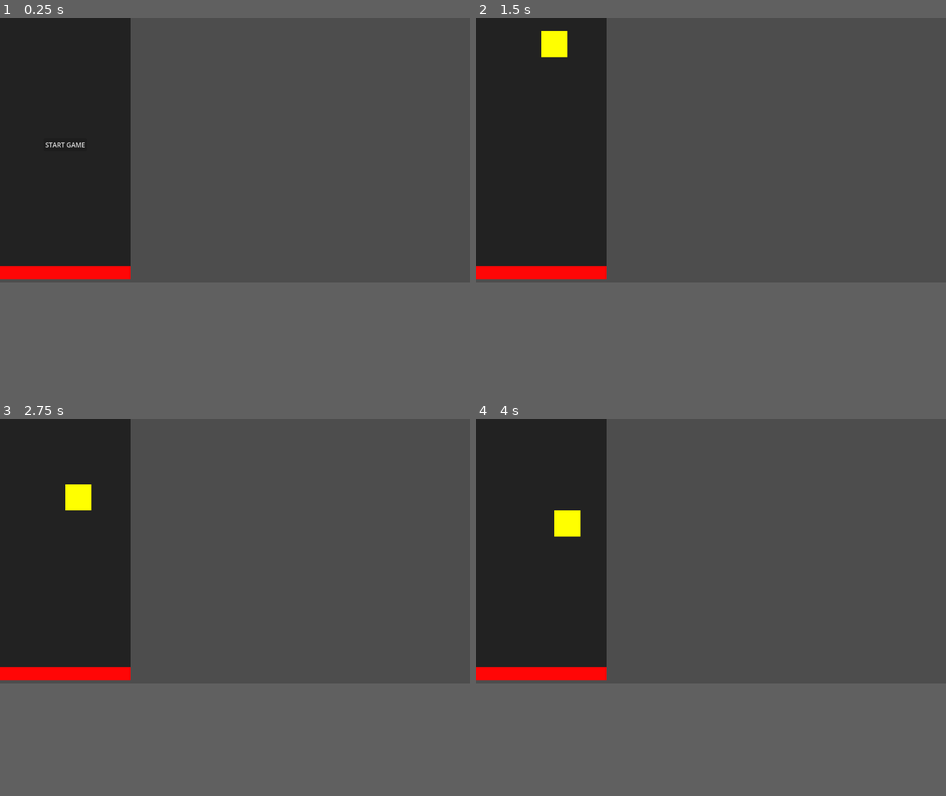
Above: before the commit, frames 1-4 (two rows, left to right).
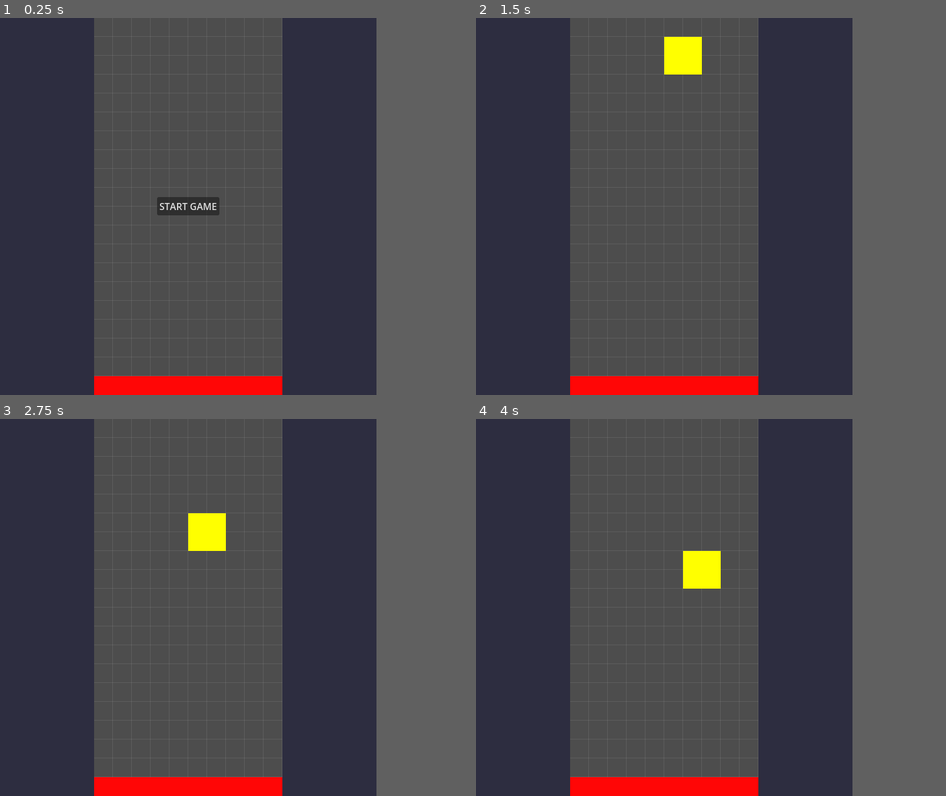
Above: after the commit, the same moments.

Repository: gitbrent/godot-gravity-grid
Game: Godot game, scene res://scenes/game.tscn
Two runs of this game, one before a commit and one after it. Both use one fixed random seed, a clock stepped at 60 frames per second and the inputs below.
Inputs:
- Up to frame 1 (0.25 s): no input
- Up to frame 2 (1.5 s): click "START GAME" at 0.5 s; hold Right (ui_right) from 1.28 s (still down)
- Up to frame 3 (2.75 s): tap Enter at 2 s; release Right (ui_right) at 2.03 s; hold Down (ui_down) from 2.03 s (still down)
- Up to frame 4 (4 s): release Down (ui_down) at 2.78 s; hold Right (ui_right) 2.78-3.53 s; tap Space at 3.5 s; hold Up (ui_up) from 3.53 s (still down)
The window is 799x449 before the commit and 640x640 after it. Grey fills any space a smaller window leaves; there, only what the larger window draws over its background counts as a difference.

The runs differ from the first frame. In frame 1, 46% of the frame differs, in the area x 0-81%, y 0-100%; in frame 2, 46%; in frame 3, 46%; in frame 4, 46%.

Commit message:
Added main UI; basic gameplay works

Diff:
--- a/project.godot
+++ b/project.godot
@@ -16,6 +16,12 @@
 config/features=PackedStringArray("4.6", "GL Compatibility")
 config/icon="res://icon.svg"
 
+[display]
+
+window/size/viewport_width=640
+window/size/viewport_height=640
+window/size/borderless=true
+
 [physics]
 
 3d/physics_engine="Jolt Physics"
--- a/scenes/game.gd
+++ b/scenes/game.gd
@@ -15,23 +15,41 @@
 	"J": [Vector2i(-1, -1), Vector2i(-1, 0), Vector2i(0, 0), Vector2i(1, 0)],
 	"L": [Vector2i(1, -1), Vector2i(-1, 0), Vector2i(0, 0), Vector2i(1, 0)]
 }
-
 const COLORS = {
-	"I": Color.CYAN, "O": Color.YELLOW, "T": Color.PURPLE,
-	"S": Color.GREEN, "Z": Color.RED, "J": Color.BLUE, "L": Color.ORANGE
+	"I": Color.CYAN, "O": Color.YELLOW, "T": Color.PURPLE, "S": Color.GREEN, "Z": Color.RED, "J": Color.BLUE, "L": Color.ORANGE
 }
-
-@onready var piece: Node2D = $ActivePiece
-@onready var timer: Timer = $GravityTimer
-@onready var btn: Button = $StartButton
+const TILE_IDS = {
+	"I": 1, "O": 2, "T": 3, "S": 4, "Z": 5, "J": 6, "L": 7
+}
+
+@onready var piece: Node2D = $GameWorld/ActivePiece
+@onready var board_layer: TileMapLayer = $GameWorld/BoardLayer
+@onready var timer: Timer = $GameWorld/GravityTimer
+@onready var start_button: Button = $UI/MainMenu/CenterContainer/VBoxContainer/StartButton
+@onready var game_world: Node2D = $GameWorld
+@onready var game_placeholder: Control = $UI/HUD/HBoxContainer/GamePlaceholder
 
 func _ready() -> void:
-	btn.pressed.connect(_on_start_pressed)
+	start_button.pressed.connect(_on_start_pressed)
 	timer.timeout.connect(_on_gravity_tick)
-	btn.text = "START GAME"
+
+	# Connect to window resize so the board stays centered if you resize
+	get_tree().root.size_changed.connect(_align_board)
+
+	# WAIT for the UI layout to finish calculating!
+	call_deferred("_align_board")
+
+func _align_board() -> void:
+	# Get the global position of the placeholder in the UI
+	var target_pos = game_placeholder.get_global_rect().position
+
+	# Apply it to our GameWorld
+	# We might need a slight offset if your placeholder has margins
+	game_world.global_position = target_pos
 
 func _on_start_pressed() -> void:
-	btn.hide()
+	start_button.hide()
+	board_layer.clear()
 	spawn_piece()
 
 func spawn_piece() -> void:
@@ -113,26 +131,84 @@
 func move_piece(dir: Vector2) -> void:
 	var target_pos = piece.position + (dir * CELL_SIZE)
 
-	# COLLISION CHECK: Loop through every block in the piece
-	for block in piece.get_children():
-		# Calculate where this specific block would be in Global/Board space
+	for block in piece.get_children():
 		var block_global_pos = target_pos + block.position
 
-		# Check Walls
+		# 1. Wall Checks (Same as before)
 		if block_global_pos.x < 0 or block_global_pos.x >= GRID_WIDTH:
-			return # Hit wall
-
-		# Check Floor
+			return
+
+		# 2. Floor Check (Same as before)
 		if block_global_pos.y >= FLOOR_Y:
 			if dir == Vector2.DOWN:
 				lock_piece()
-			return # Hit floor
-
-	# If loop finishes with no returns, the move is valid
+			return
+
+		# 3. BOARD COLLISION (New!)
+		# Convert pixel position to grid coordinates (Vector2i)
+		var grid_pos = board_layer.local_to_map(block_global_pos)
+
+		# check if a tile exists at this coordinate (source_id != -1)
+		if board_layer.get_cell_source_id(grid_pos) != -1:
+			if dir == Vector2.DOWN:
+				lock_piece()
+			return # Hit a generic block
+
 	piece.position = target_pos
 
 func lock_piece() -> void:
-	print("Locked!")
-	timer.stop()
-	btn.text = "RESTART"
-	btn.show()
+	var tile_id = TILE_IDS[current_shape_key]
+
+	# 1. Get the correct Source ID dynamically
+	# (This grabs the ID of the first source in the list)
+	var source_id = board_layer.tile_set.get_source_id(0)
+
+	for block in piece.get_children():
+		var global_pos = piece.position + block.position
+		var grid_pos = board_layer.local_to_map(global_pos)
+
+		# Set cell using source_id 0, coord (0,0), and the alternative_tile ID
+		board_layer.set_cell(grid_pos, source_id, Vector2i(0, 0), tile_id)
+
+	# 2. Check for Lines
+	check_lines()
+
+	# 3. Spawn the next piece
+	spawn_piece()
+
+func check_lines() -> void:
+	# Loop from bottom (row 19) up to top (row 0)
+	var row = 19
+	while row >= 0:
+		if is_row_full(row):
+			delete_row(row)
+			# shift_rows_down(row) is implicit because we stay on this 'row' index
+			# and check it again (since the row above just dropped into it)
+			shift_rows_down(row)
+		else:
+			row -= 1
+
+func is_row_full(y: int) -> bool:
+	for x in range(10): # Columns 0 to 9
+		if board_layer.get_cell_source_id(Vector2i(x, y)) == -1:
+			return false # Found an empty spot
+	return true # No empty spots found
+
+func delete_row(y: int) -> void:
+	# Clear the line visually
+	for x in range(10):
+		board_layer.set_cell(Vector2i(x, y), -1)
+
+func shift_rows_down(empty_row_y: int) -> void:
+	# Go from the empty row UP to the top
+	for y in range(empty_row_y, 0, -1):
+		for x in range(10):
+			# Get the cell from the row ABOVE
+			var source_id = board_layer.get_cell_source_id(Vector2i(x, y - 1))
+			var atlas_coords = board_layer.get_cell_atlas_coords(Vector2i(x, y - 1))
+
+			# Move it DOWN to the current row
+			board_layer.set_cell(Vector2i(x, y), source_id, atlas_coords)
+
+			# Clear the row above (it has moved down)
+			board_layer.set_cell(Vector2i(x, y - 1), -1)
--- a/scenes/game.tscn
+++ b/scenes/game.tscn
@@ -1,38 +1,90 @@
 [gd_scene format=3 uid="uid://b6yq48f44p5je"]
 
 [ext_resource type="Script" uid="uid://dtxit1j5c8fdb" path="res://scenes/game.gd" id="1_uwrxv"]
+[ext_resource type="PackedScene" uid="uid://0uow7lx0oaje" path="res://scenes/game_world.tscn" id="2_yqjtg"]
+
+[sub_resource type="StyleBoxFlat" id="StyleBoxFlat_yqjtg"]
+bg_color = Color(0.1764706, 0.1764706, 0.2509804, 1)
+
+[sub_resource type="StyleBoxFlat" id="StyleBoxFlat_lnu2h"]
+bg_color = Color(0.1764706, 0.1764706, 0.2509804, 1)
 
 [node name="Game" type="Node2D" unique_id=1359667113]
 script = ExtResource("1_uwrxv")
 
+[node name="GameWorld" parent="." unique_id=1751805160 instance=ExtResource("2_yqjtg")]
+position = Vector2(160, 0)
+
 [node name="Background" type="ColorRect" parent="." unique_id=1686890138]
+visible = false
 offset_right = 320.0
 offset_bottom = 640.0
 color = Color(0.13333334, 0.13333334, 0.13333334, 1)
 
-[node name="Floor" type="ColorRect" parent="." unique_id=723805171]
-offset_top = 608.0
-offset_right = 320.0
-offset_bottom = 640.0
-color = Color(1, 0.023529412, 0.023529412, 1)
-
-[node name="ActivePiece" type="Node2D" parent="." unique_id=189349518]
-
-[node name="GravityTimer" type="Timer" parent="." unique_id=859660342]
-wait_time = 0.5
-
-[node name="StartButton" type="Button" parent="." unique_id=1547140860]
-anchors_preset = 8
-anchor_left = 0.5
-anchor_top = 0.5
-anchor_right = 0.5
-anchor_bottom = 0.5
-offset_left = 107.0
-offset_top = 295.0
-offset_right = 213.0
-offset_bottom = 326.0
+[node name="ColorRect" type="ColorRect" parent="." unique_id=129589427]
+visible = false
+anchors_preset = 15
+anchor_right = 1.0
+anchor_bottom = 1.0
 grow_horizontal = 2
 grow_vertical = 2
+color = Color(0.13725491, 0.13725491, 0.13725491, 1)
+
+[node name="UI" type="CanvasLayer" parent="." unique_id=73125386]
+
+[node name="HUD" type="Control" parent="UI" unique_id=1108870638]
+layout_mode = 3
+anchors_preset = 15
+anchor_right = 1.0
+anchor_bottom = 1.0
+grow_horizontal = 2
+grow_vertical = 2
+
+[node name="HBoxContainer" type="HBoxContainer" parent="UI/HUD" unique_id=867969968]
+layout_mode = 1
+anchors_preset = 15
+anchor_right = 1.0
+anchor_bottom = 1.0
+grow_horizontal = 2
+grow_vertical = 2
+theme_override_constants/separation = 0
+
+[node name="LeftStats" type="Panel" parent="UI/HUD/HBoxContainer" unique_id=1774482826]
+layout_mode = 2
+size_flags_horizontal = 3
+theme_override_styles/panel = SubResource("StyleBoxFlat_yqjtg")
+
+[node name="GamePlaceholder" type="Control" parent="UI/HUD/HBoxContainer" unique_id=793255553]
+custom_minimum_size = Vector2(320, 640)
+layout_mode = 2
+size_flags_horizontal = 4
+
+[node name="RightStats" type="Panel" parent="UI/HUD/HBoxContainer" unique_id=1811104961]
+layout_mode = 2
+size_flags_horizontal = 3
+theme_override_styles/panel = SubResource("StyleBoxFlat_lnu2h")
+
+[node name="MainMenu" type="Control" parent="UI" unique_id=1196798541]
+layout_mode = 3
+anchors_preset = 15
+anchor_right = 1.0
+anchor_bottom = 1.0
+grow_horizontal = 2
+grow_vertical = 2
+
+[node name="CenterContainer" type="CenterContainer" parent="UI/MainMenu" unique_id=611099528]
+layout_mode = 1
+anchors_preset = 15
+anchor_right = 1.0
+anchor_bottom = 1.0
+grow_horizontal = 2
+grow_vertical = 2
+
+[node name="VBoxContainer" type="VBoxContainer" parent="UI/MainMenu/CenterContainer" unique_id=51651952]
+layout_mode = 2
+
+[node name="StartButton" type="Button" parent="UI/MainMenu/CenterContainer/VBoxContainer" unique_id=1547140860]
+layout_mode = 2
 size_flags_vertical = 4
 text = "START GAME"
 metadata/_edit_use_anchors_ = true
--- /dev/null
+++ b/scenes/game_world.tscn
@@ -0,0 +1,47 @@
+[gd_scene format=3 uid="uid://0uow7lx0oaje"]
+
+[ext_resource type="Script" uid="uid://bl51upkypl0xh" path="res://scenes/grid_background.gd" id="1_47u71"]
+[ext_resource type="Texture2D" uid="uid://cklca821tk7k4" path="res://white_tile.tres" id="2_ywgp6"]
+
+[sub_resource type="TileSetAtlasSource" id="TileSetAtlasSource_lbhrr"]
+texture = ExtResource("2_ywgp6")
+texture_region_size = Vector2i(32, 32)
+0:0/next_alternative_id = 8
+0:0/0 = 0
+0:0/1 = 1
+0:0/1/modulate = Color(0, 1, 1, 1)
+0:0/2 = 2
+0:0/2/modulate = Color(1, 1, 0, 1)
+0:0/3 = 3
+0:0/3/modulate = Color(0.81352156, 0.38857287, 0.97269243, 1)
+0:0/4 = 4
+0:0/4/modulate = Color(0, 1, 0, 1)
+0:0/5 = 5
+0:0/5/modulate = Color(1, 0, 0, 1)
+0:0/6 = 6
+0:0/6/modulate = Color(0, 0, 1, 1)
+0:0/7 = 7
+0:0/7/modulate = Color(1, 0.8249593, 0, 1)
+
+[sub_resource type="TileSet" id="TileSet_uwrxv"]
+tile_size = Vector2i(32, 32)
+sources/1 = SubResource("TileSetAtlasSource_lbhrr")
+
+[node name="GameWorld" type="Node2D" unique_id=1751805160]
+
+[node name="GridBackground" type="Node2D" parent="." unique_id=853603985]
+script = ExtResource("1_47u71")
+
+[node name="BoardLayer" type="TileMapLayer" parent="." unique_id=185866306]
+tile_set = SubResource("TileSet_uwrxv")
+
+[node name="ActivePiece" type="Node2D" parent="." unique_id=1033981946]
+
+[node name="GravityTimer" type="Timer" parent="." unique_id=348463019]
+wait_time = 0.5
+
+[node name="Floor" type="ColorRect" parent="." unique_id=2061820082]
+offset_top = 608.0
+offset_right = 320.0
+offset_bottom = 640.0
+color = Color(1, 0.023529412, 0.023529412, 1)
--- /dev/null
+++ b/scenes/grid_background.gd
@@ -0,0 +1,21 @@
+extends Node2D
+
+@export var grid_size: Vector2i = Vector2i(10, 20)
+@export var cell_size: int = 32
+@export var grid_color: Color = Color(1, 1, 1, 0.1) # Faint white
+
+func _draw() -> void:
+	# Draw Vertical Lines
+	for x in range(grid_size.x + 1):
+		var start = Vector2(x * cell_size, 0)
+		var end = Vector2(x * cell_size, grid_size.y * cell_size)
+		draw_line(start, end, grid_color, 1.0)
+
+	# Draw Horizontal Lines
+	for y in range(grid_size.y + 1):
+		var start = Vector2(0, y * cell_size)
+		var end = Vector2(grid_size.x * cell_size, y * cell_size)
+		draw_line(start, end, grid_color, 1.0)
+
+func _ready() -> void:
+	queue_redraw()
--- /dev/null
+++ b/white_tile.tres
@@ -0,0 +1,10 @@
+[gd_resource type="GradientTexture2D" format=3 uid="uid://cklca821tk7k4"]
+
+[sub_resource type="Gradient" id="Gradient_3j4b5"]
+offsets = PackedFloat32Array(1)
+colors = PackedColorArray(1, 1, 1, 1)
+
+[resource]
+gradient = SubResource("Gradient_3j4b5")
+width = 32
+height = 32
Not shown, added: scenes/grid_background.gd.uid
